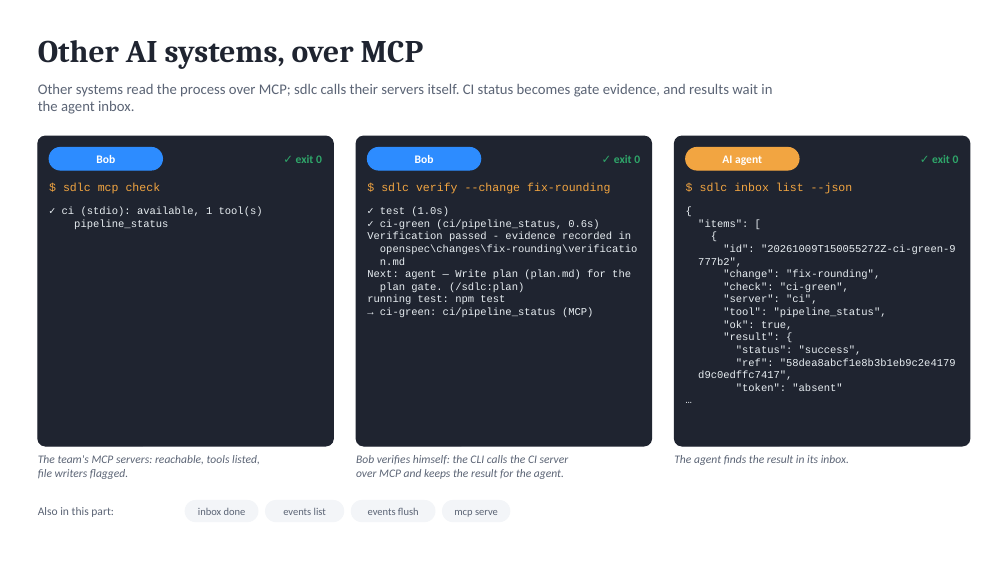
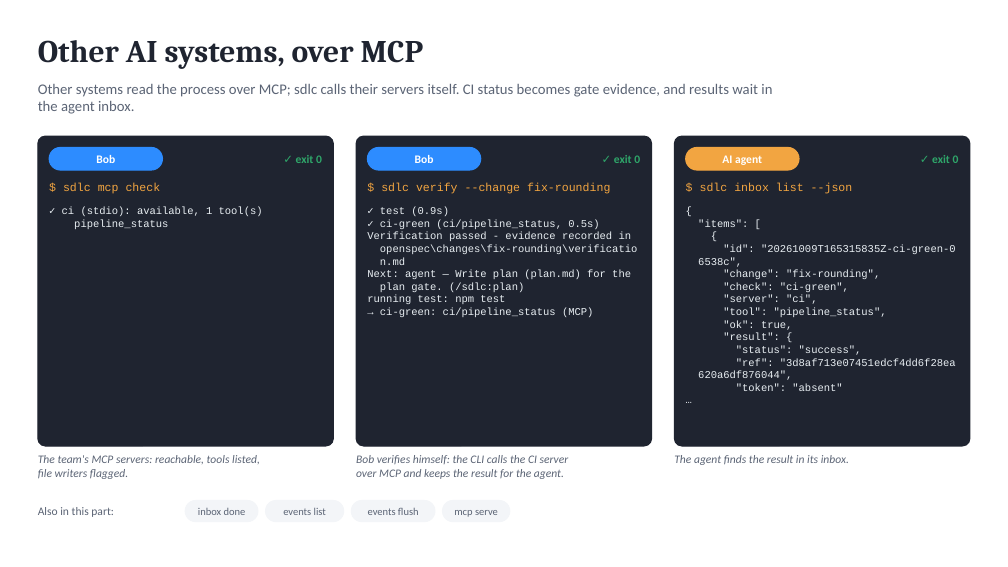
Before and after one commit to marin-ai-tech/sdlc, a slide deck: slide 19 of docs/demo/sdlc-calculator-demo.en.pptx. Drawn at 1008x567 pixels with LibreOffice and Linux fonts; fonts in the diff are those of the drawing. Boxes give left, top, right and bottom in pixels: in the first picture for what was removed or moved away, otherwise in the second. Text is boxed around its words. In the diff, an @@ line names an element or a change of style, - is before the commit and + after.

```diff
--- a/docs/demo/sdlc-calculator-demo.en.pptx
+++ b/docs/demo/sdlc-calculator-demo.en.pptx
@@ text at bbox=[380, 207, 599, 229]: text changed @@
-✓ test (1.0s)
-✓ ci-green (ci/pipeline_status, 0.6s)
+✓ test (0.9s)
+✓ ci-green (ci/pipeline_status, 0.5s)
@@ text at bbox=[698, 245, 956, 267]: text changed @@
-"id": "20261009T150055272Z-ci-green-9
-777b2",
+"id": "20261009T165315835Z-ci-green-0
+6538c",
@@ text at bbox=[698, 358, 956, 380]: text changed @@
-"ref": "58dea8abcf1e8b3b1eb9c2e4179
-d9c0edffc7417",
+"ref": "3d8af713e07451edcf4dd6f28ea
+620a6df876044",
```
Also in this commit, not shown: 5 other slides changed, 35 other files.
